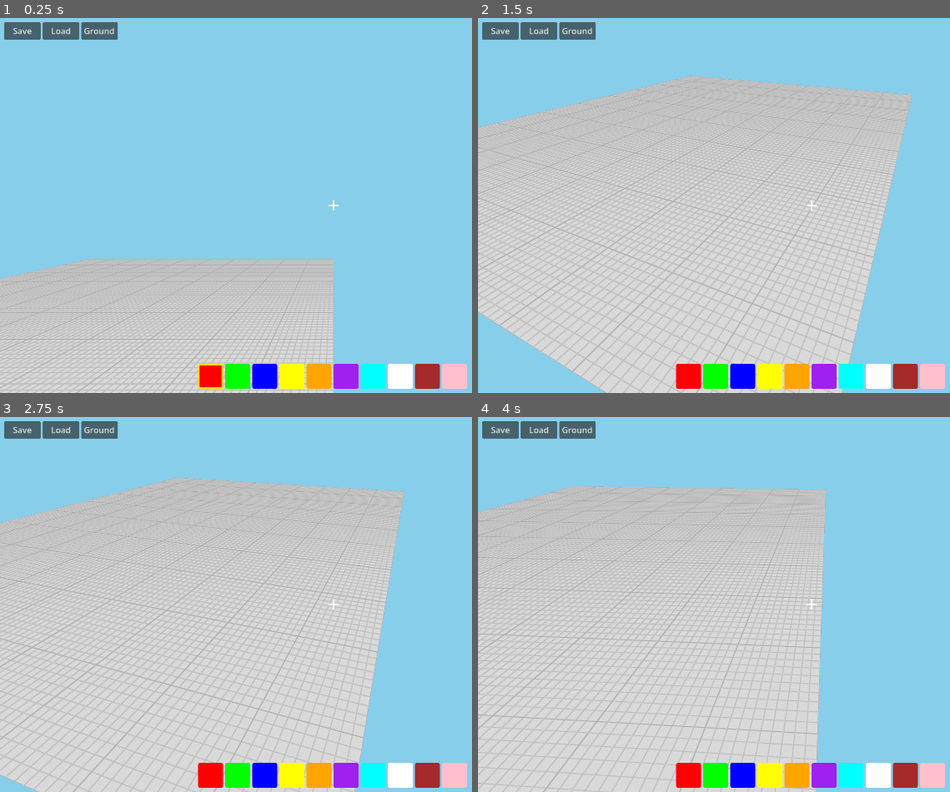
Above: before the commit, frames 1-4 (two rows, left to right).
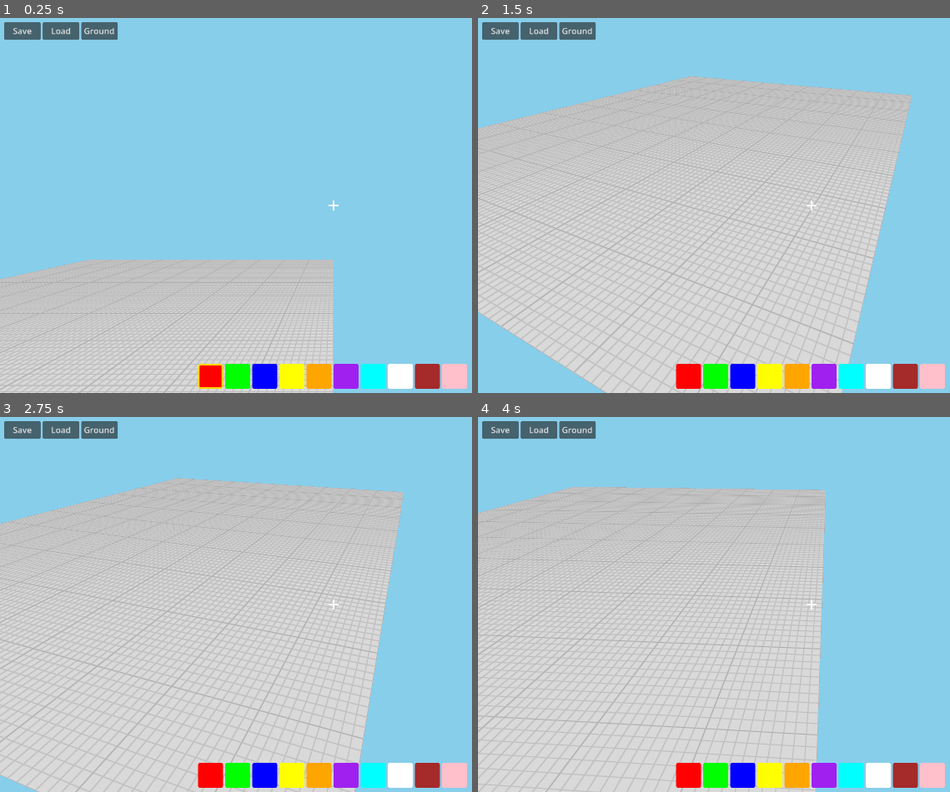
Above: after the commit, the same moments.

Repository: shbshc/building-game
Game: Godot game, scene res://scenes/main.tscn
Two runs of this game, one before a commit and one after it. Both use one fixed random seed, a clock stepped at 60 frames per second and the inputs below.
Inputs (mouse positions are in pixels of both pictures, inside the frame that each line leads up to):
- Up to frame 1 (0.25 s): no input
- Up to frame 2 (1.5 s): click (690, 378) at 0.5 s; click (714, 378) at 1.25 s
- Up to frame 3 (2.75 s): click (264, 777) at 2 s
- Up to frame 4 (4 s): click (770, 777) at 2.75 s; click (798, 777) at 3.5 s

The runs differ from the first frame. In frame 1, 2.5% of the frame differs, in the area x 0-71%, y 64-100%; in frame 2, 5.5%; in frame 3, 5.8%; in frame 4, 6.1%, in the area x 0-74%, y 18-100%.

Commit message:
fix: player height 2.6 to collide with 3rd-layer blocks, explicit block collision size

Diff:
--- a/scenes/main.tscn
+++ b/scenes/main.tscn
@@ -10,7 +10,7 @@
 
 [sub_resource type="CapsuleShape3D" id="player_shape"]
 radius = 0.4
-height = 1.6
+height = 1.8
 
 [sub_resource type="Environment" id="env_default"]
 background_mode = 1
@@ -40,7 +40,7 @@
 shape = SubResource("player_shape")
 
 [node name="Camera3D" type="Camera3D" parent="CameraRig"]
-transform = Transform3D(1, 0, 0, 0, 1, 0, 0, 0, 1, 0, 1.4, 0)
+transform = Transform3D(1, 0, 0, 0, 1, 0, 0, 0, 1, 0, 1.6, 0)
 fov = 75.0
 fov = 75.0
 
--- a/scripts/block_manager.gd
+++ b/scripts/block_manager.gd
@@ -33,6 +33,7 @@
     var body := StaticBody3D.new()
     var col := CollisionShape3D.new()
     col.shape = BoxShape3D.new()
+    col.shape.size = Vector3(1, 1, 1)
     body.add_child(col)
     mesh.add_child(body)
     add_child(mesh)
